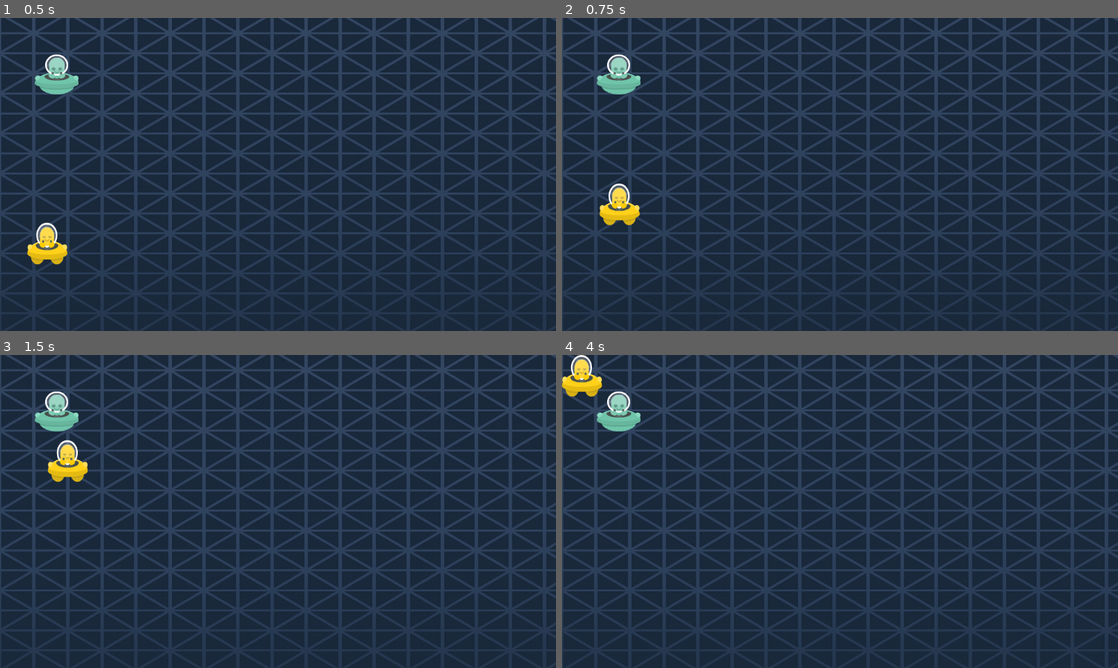
Above: before the commit, frames 1-4 (two rows, left to right).
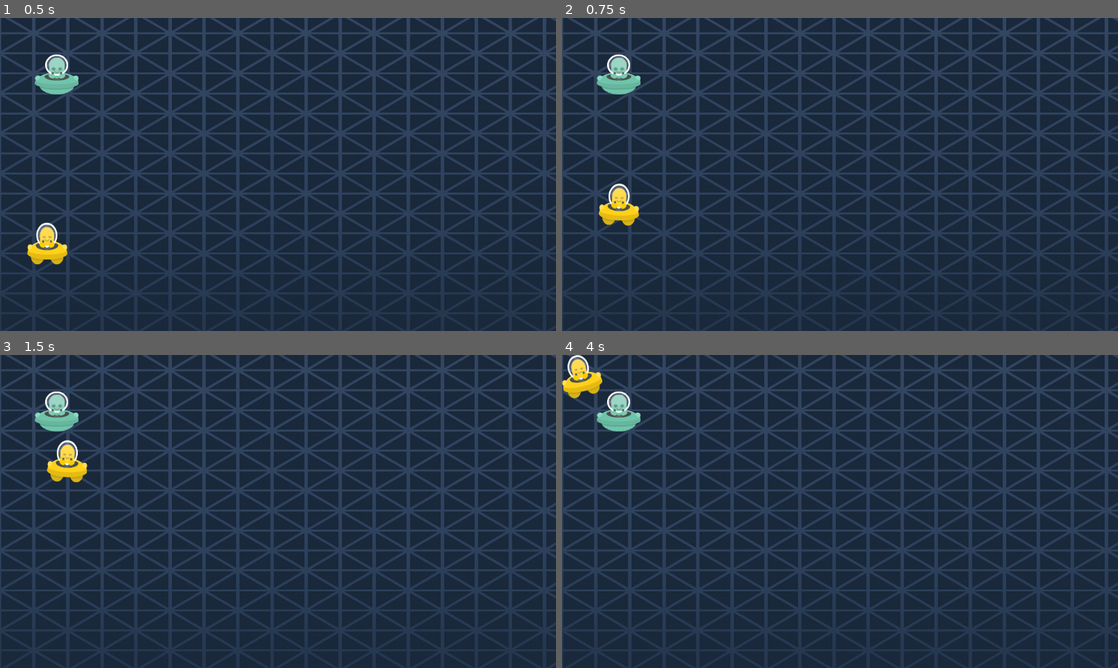
Above: after the commit, the same moments.

Repository: Ahmet-CSS/Spaceship-Game
Game: Godot game, scene res://scenes/level.tscn
Same seed, same stepped clock (60 frames per second), same inputs: the game is played once before the commit and once after it.
Inputs:
- Up to frame 1 (0.5 s): no input
- Up to frame 2 (0.75 s): tap Enter at 0.5 s; hold W (move_up) from 0.53 s (still down); tap D (move_righ) at 0.6 s
- Up to frame 3 (1.5 s): release W (move_up) at 1.28 s; hold S (move_down) from 1.28 s (still down); tap D (move_righ) at 1.35 s
- Up to frame 4 (4 s): release S (move_down) at 2.03 s; hold W (move_up) 2.03-3.53 s; tap D (move_righ) at 2.1, 2.85, 3.6 s; tap Space at 3.5 s; hold A (move_left) from 3.53 s (still down)

Frame 1 is identical in both runs. In frame 2, 0.1% of the frame differs, in the area x 6-14%, y 52-67%; in frame 3, 0.1%; in frame 4, 0.4%, in the area x 0-8%, y 0-14%.
Error in both runs: Cannot call method 'add_child' on a null value. (res://scripts/level.gd:12)

Commit message:
upadate the script now the player tilts on the direection it moves aslo fixed a bug within laser

Diff:
--- a/survivor/scripts/level.gd
+++ b/survivor/scripts/level.gd
@@ -16,7 +16,6 @@
 
 func _on_player_laser(pos: Vector2) -> void:
 	var laser = laser_scene.instantiate()
-	$Lasers.add_child(laser)
 	laser.position = pos
 
 	#set direction to enemy
--- a/survivor/scripts/player.gd
+++ b/survivor/scripts/player.gd
@@ -9,10 +9,14 @@
 	position = Vector2(100, 500)
 
 
-func _process(delta: float) -> void:
+func _process(_delta: float) -> void:
 	var directon = Input.get_vector("move_left", "move_righ", "move_up", "move_down")
 	velocity = directon*speed
 	move_and_slide()
+	if directon.x != 0:
+		rotation = lerp_angle(rotation, deg_to_rad(directon.x * 15), 0.1)
+	else:
+		rotation = lerp_angle(rotation, 0, 0.1)
 
 	if Input.is_action_just_pressed("shoot") and can_shoot:
 		laser.emit($LaserStartPos.global_position)
